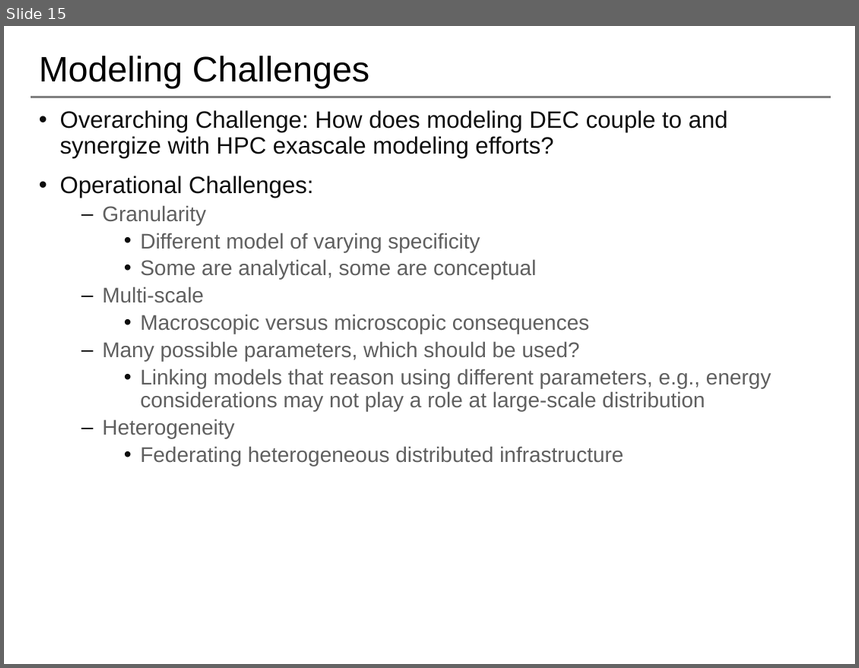
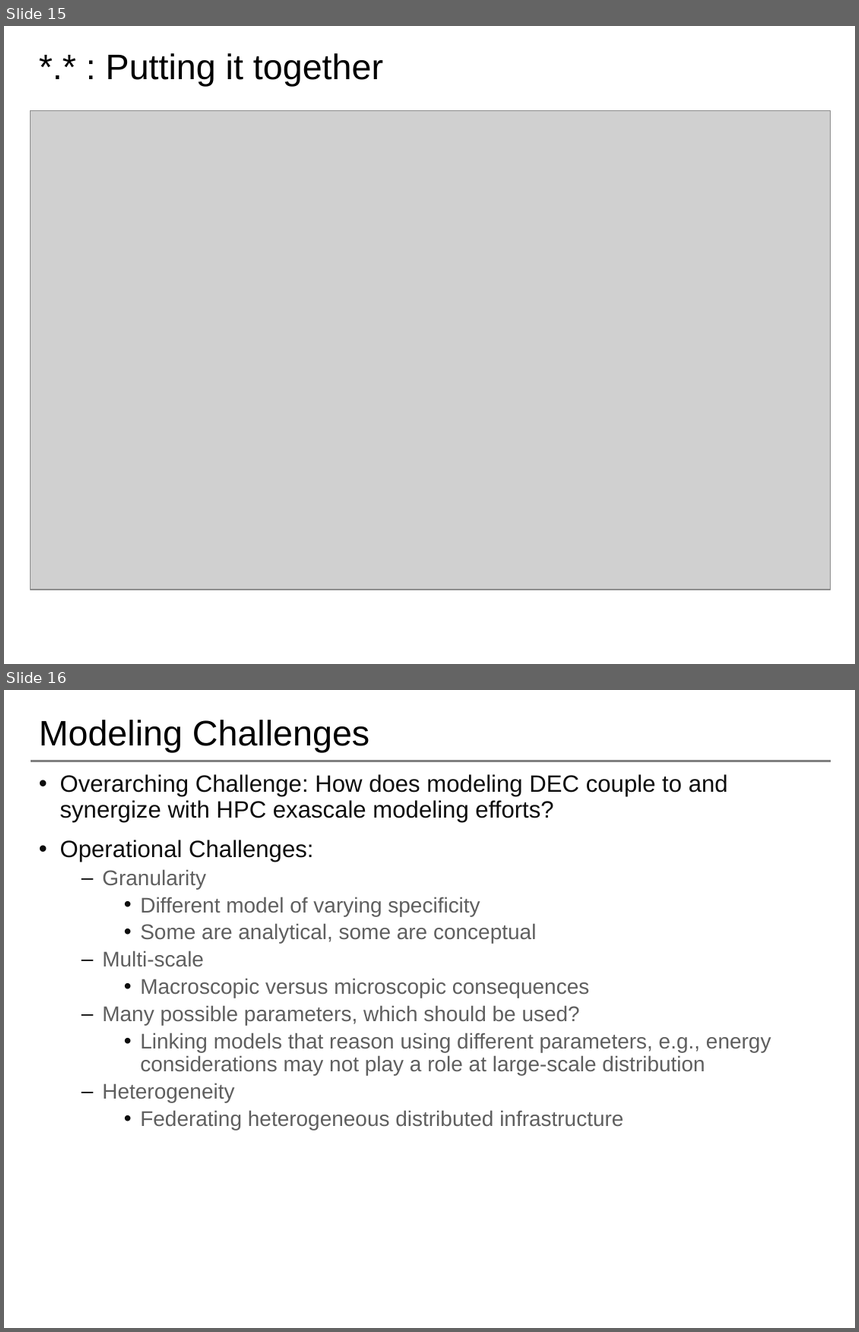
Before and after one commit to saga-project/NGMW, a slide deck: presentations/radical-modsim.pptx. Shown one above the other, each under a label of ours: slide 15 before the commit, slides 15 and 16 after it. The pictures are 859x668 and 859x1332 pixels, drawn with LibreOffice and Linux fonts; fonts in the diff are those of the drawing; grey boxes stand for pictures; background and template pictures are left out. Boxes give left, top, right and bottom in pixels: in the first picture for what was removed or moved away, otherwise in the second. Text is boxed around its words. In the diff, an @@ line names an element or a change of style, - is before the commit and + after.

Commit message:
putting it altogether slide    and minor changes

```diff
--- a/presentations/radical-modsim.pptx
+++ b/presentations/radical-modsim.pptx
@@ slide 15 added at bbox=[4, 26, 855, 664], background #FFFFFF @@
@@ title added at bbox=[106, 53, 383, 86], 30 pt, text #000000 @@
+*.* : Putting it together
@@ picture added at bbox=[31, 111, 831, 591] @@
@@ what was slide 15 is now slide 16 @@
```
Also in this commit, not shown: 1 other file.
